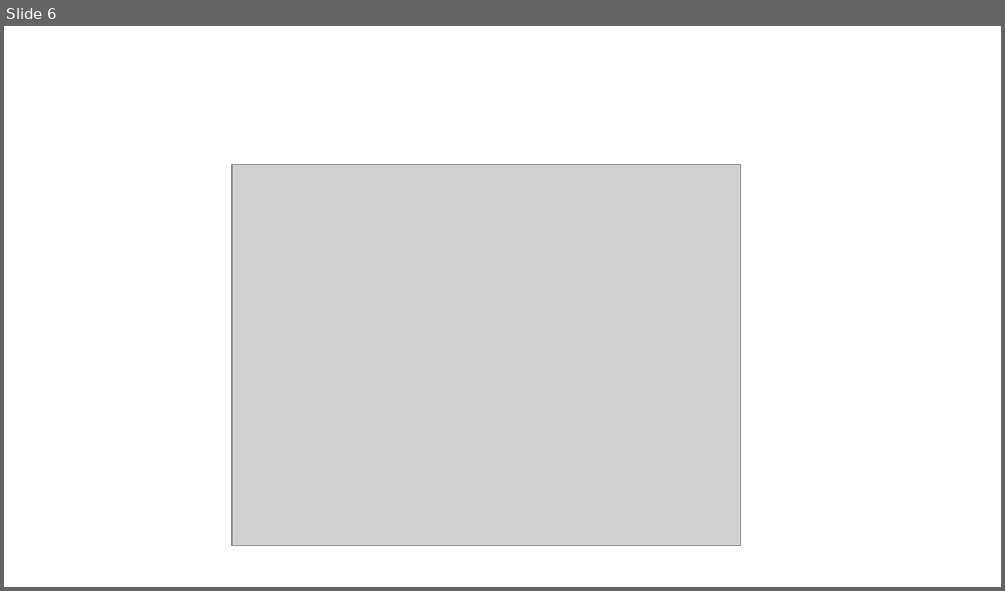
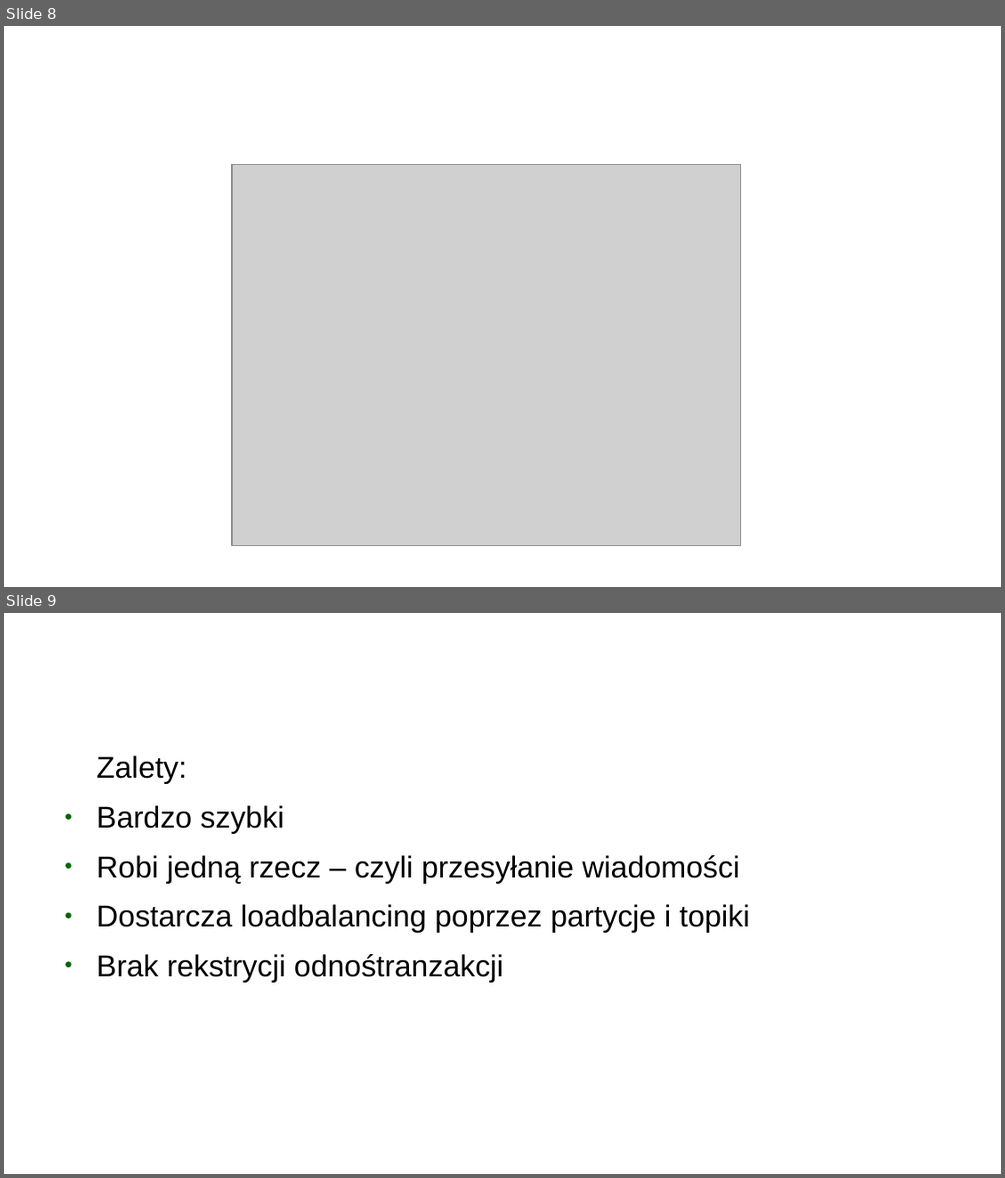
Before and after one commit to sinu0/kafka_example, a slide deck: Bez tytułu 1.odp. Shown one above the other, each under a label of ours: slide 6 before the commit, slides 8 and 9 after it. The pictures are 1005x591 and 1005x1178 pixels, drawn with LibreOffice and Linux fonts; fonts in the diff are those of the drawing; grey boxes stand for pictures; background and template pictures are left out. Boxes give left, top, right and bottom in pixels: in the first picture for what was removed or moved away, otherwise in the second. Text is boxed around its words. In the diff, an @@ line names an element or a change of style, - is before the commit and + after.

```diff
--- a/Bez tytułu 1.odp
+++ b/Bez tytułu 1.odp
@@ slide 9 added at box(4, 613, 1001, 1174), background picture (left out) @@
@@ title added at box(54, 634, 951, 699), 33 pt, text #FFFFFF, bold @@
+Wady i zalety
@@ text added at box(97, 755, 750, 982), 24 pt, text #000000 @@
+Zalety:
+● Bardzo szybki
+● Robi jedną rzecz – czyli przesyłanie wiadomości
+● Dostarcza loadbalancing poprzez partycje i topiki
+● Brak rekstrycji odnośtranzakcji
@@ what was slide 6 is now slide 8 @@
```
Also in this commit, not shown: 4 slides changed, 4 other slides added, 1 slide removed, 2 other files.
